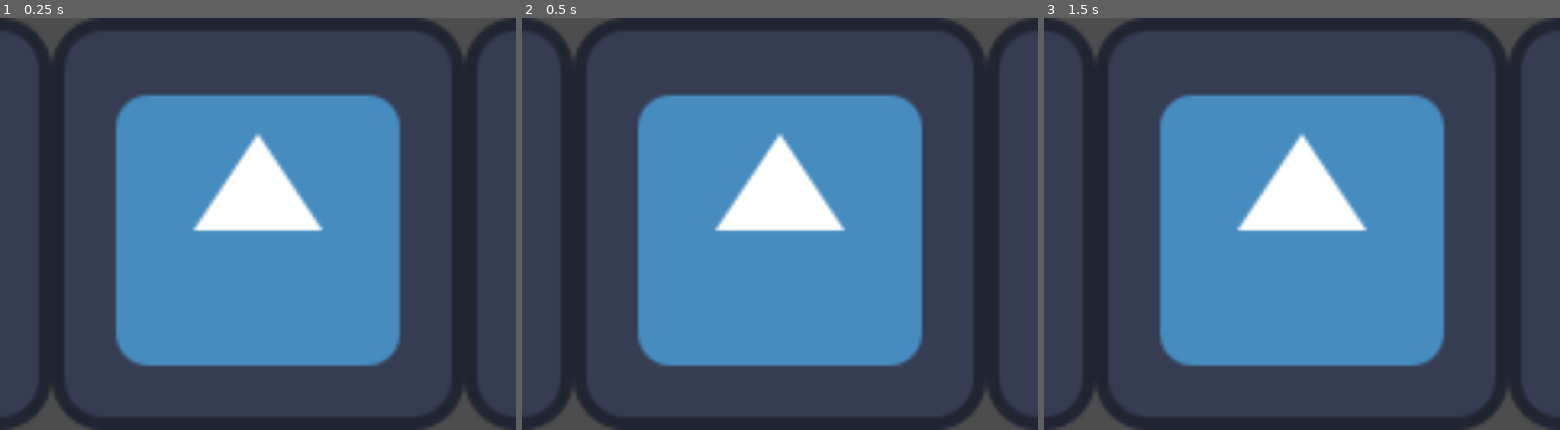
Above: before the commit, frames 1-3 (left to right).
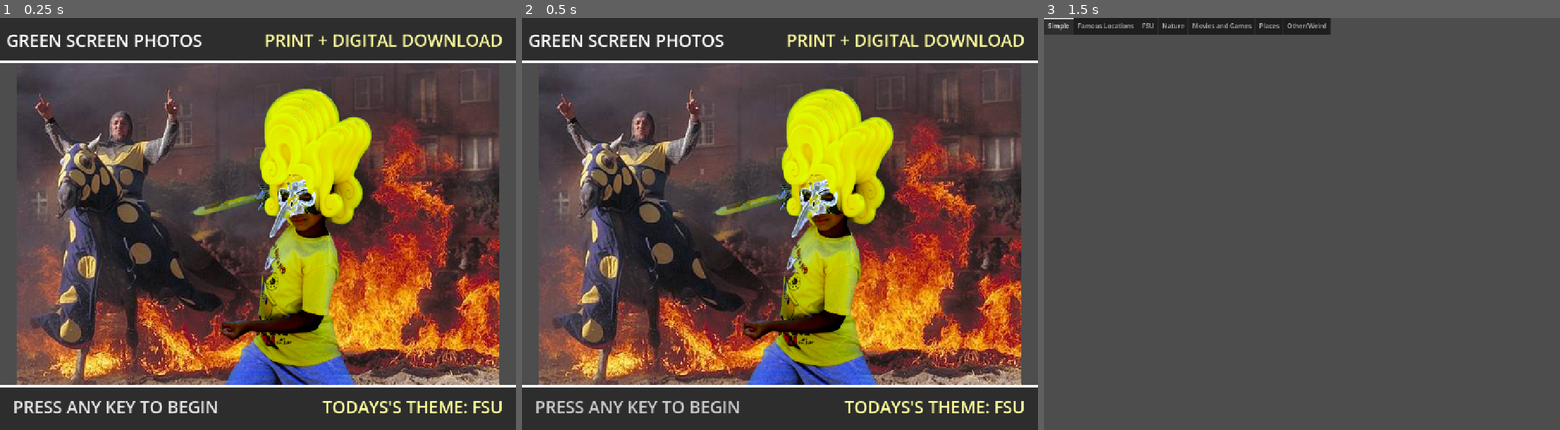
Above: after the commit, the same moments.

Repository: shaneriob-bit/kiosk-client
Game: Godot game, scene res://_scenes/main.tscn
Two runs of this game, one before a commit and one after it. Both use one fixed random seed, a clock stepped at 60 frames per second and the inputs below. Before the commit the project starts from res://main.tscn. The engine's default icon, where the game draws it, is replaced by a stand-in: a white triangle on a blue panel in a dark square.
Inputs:
- Up to frame 1 (0.25 s): no input
- Up to frame 2 (0.5 s): no input
- Up to frame 3 (1.5 s): tap Enter at 0.5 s; tap Space at 1.25 s

The runs differ from the first frame. In frame 1, 82% of the frame differs, in the area x 0-100%, y 0-100%; in frame 2, 82%; in frame 3, 52%.
Error after the commit: Attempt to call function 'get_files' in base 'null instance' on a null instance. (res://_scripts/image_scroller.gd:30)

Commit message:
Initial Commit

Diff:
--- /dev/null
+++ b/_scenes/home_ui.tscn
@@ -0,0 +1,161 @@
+[gd_scene format=3 uid="uid://beopu7xiwbum2"]
+
+[sub_resource type="StyleBoxFlat" id="StyleBoxFlat_1sknq"]
+bg_color = Color(0.1764706, 0.1764706, 0.1764706, 1)
+border_width_bottom = 8
+border_color = Color(1, 1, 1, 1)
+
+[sub_resource type="LabelSettings" id="LabelSettings_mvnrc"]
+font_size = 42
+
+[sub_resource type="LabelSettings" id="LabelSettings_6igiu"]
+font_size = 42
+font_color = Color(0.9999984, 0.99523443, 0.6165508, 1)
+
+[sub_resource type="StyleBoxFlat" id="StyleBoxFlat_6igiu"]
+bg_color = Color(0.17641908, 0.17641911, 0.17641899, 1)
+border_width_top = 8
+border_color = Color(1, 1, 1, 1)
+
+[sub_resource type="LabelSettings" id="LabelSettings_1sknq"]
+font_size = 42
+font_color = Color(0.9999984, 0.99523443, 0.6165508, 1)
+
+[sub_resource type="Animation" id="Animation_1sknq"]
+length = 0.001
+tracks/0/type = "value"
+tracks/0/imported = false
+tracks/0/enabled = true
+tracks/0/path = NodePath("BottomPanel/UserPrompt:modulate")
+tracks/0/interp = 1
+tracks/0/loop_wrap = true
+tracks/0/keys = {
+"times": PackedFloat32Array(0),
+"transitions": PackedFloat32Array(1),
+"update": 0,
+"values": [Color(1, 1, 1, 1)]
+}
+
+[sub_resource type="Animation" id="Animation_6igiu"]
+resource_name = "text_prompt_flash"
+length = 4.0
+loop_mode = 1
+tracks/0/type = "value"
+tracks/0/imported = false
+tracks/0/enabled = true
+tracks/0/path = NodePath("BottomPanel/UserPrompt:modulate")
+tracks/0/interp = 1
+tracks/0/loop_wrap = true
+tracks/0/keys = {
+"times": PackedFloat32Array(0, 2, 4),
+"transitions": PackedFloat32Array(1, 1, 1),
+"update": 0,
+"values": [Color(1, 1, 1, 1), Color(1, 1, 1, 0), Color(1, 1, 1, 1)]
+}
+
+[sub_resource type="AnimationLibrary" id="AnimationLibrary_1sknq"]
+_data = {
+&"RESET": SubResource("Animation_1sknq"),
+&"text_prompt_flash": SubResource("Animation_6igiu")
+}
+
+[node name="HomeUI" type="Control" unique_id=2144548917]
+layout_mode = 3
+anchors_preset = 15
+anchor_right = 1.0
+anchor_bottom = 1.0
+grow_horizontal = 2
+grow_vertical = 2
+
+[node name="TopPanel" type="Panel" parent="." unique_id=864589502]
+layout_mode = 1
+anchors_preset = 5
+anchor_left = 0.5
+anchor_right = 0.5
+offset_left = -640.0
+offset_right = 640.0
+offset_bottom = 112.0
+grow_horizontal = 2
+theme_override_styles/panel = SubResource("StyleBoxFlat_1sknq")
+
+[node name="Title" type="Label" parent="TopPanel" unique_id=712846025]
+layout_mode = 1
+anchors_preset = 4
+anchor_top = 0.5
+anchor_bottom = 0.5
+offset_left = 16.0
+offset_top = -29.5
+offset_right = 501.0
+offset_bottom = 28.5
+grow_vertical = 2
+text = "GREEN SCREEN PHOTOS"
+label_settings = SubResource("LabelSettings_mvnrc")
+vertical_alignment = 1
+
+[node name="OfferLabel" type="Label" parent="TopPanel" unique_id=1364811796]
+layout_mode = 1
+anchors_preset = 6
+anchor_left = 1.0
+anchor_top = 0.5
+anchor_right = 1.0
+anchor_bottom = 0.5
+offset_left = -624.0
+offset_top = -34.0
+offset_right = -33.0
+offset_bottom = 33.0
+grow_horizontal = 0
+grow_vertical = 2
+text = "PRINT + DIGITAL DOWNLOAD"
+label_settings = SubResource("LabelSettings_6igiu")
+horizontal_alignment = 2
+vertical_alignment = 1
+
+[node name="BottomPanel" type="Panel" parent="." unique_id=42475162]
+layout_mode = 1
+anchors_preset = 7
+anchor_left = 0.5
+anchor_top = 1.0
+anchor_right = 0.5
+anchor_bottom = 1.0
+offset_left = -640.0
+offset_top = -112.0
+offset_right = 640.0
+grow_horizontal = 2
+grow_vertical = 0
+theme_override_styles/panel = SubResource("StyleBoxFlat_6igiu")
+
+[node name="UserPrompt" type="Label" parent="BottomPanel" unique_id=1962625224]
+layout_mode = 1
+anchors_preset = 4
+anchor_top = 0.5
+anchor_bottom = 0.5
+offset_left = 32.0
+offset_top = -34.0
+offset_right = 615.0
+offset_bottom = 33.0
+grow_vertical = 2
+text = "PRESS ANY KEY TO BEGIN"
+label_settings = SubResource("LabelSettings_mvnrc")
+vertical_alignment = 1
+
+[node name="OfferLabel2" type="Label" parent="BottomPanel" unique_id=914263595]
+layout_mode = 1
+anchors_preset = 6
+anchor_left = 1.0
+anchor_top = 0.5
+anchor_right = 1.0
+anchor_bottom = 0.5
+offset_left = -623.0
+offset_top = -34.0
+offset_right = -32.0
+offset_bottom = 33.0
+grow_horizontal = 0
+grow_vertical = 2
+text = "TODAYS'S THEME: FSU"
+label_settings = SubResource("LabelSettings_1sknq")
+horizontal_alignment = 2
+vertical_alignment = 1
+
+[node name="AnimationPlayer" type="AnimationPlayer" parent="." unique_id=1170224764]
+libraries/ = SubResource("AnimationLibrary_1sknq")
+autoplay = &"text_prompt_flash"
--- /dev/null
+++ b/_scenes/main.tscn
@@ -0,0 +1,28 @@
+[gd_scene format=3 uid="uid://3bpeqeebkrmo"]
+
+[ext_resource type="PackedScene" uid="uid://beopu7xiwbum2" path="res://_scenes/home_ui.tscn" id="1_3q5j6"]
+[ext_resource type="Script" uid="uid://duvhe0n8m3cna" path="res://_scripts/home_screen.gd" id="1_6bnj4"]
+[ext_resource type="Script" uid="uid://2oa8muujgfit" path="res://_scripts/image_scroller.gd" id="1_x6rnu"]
+[ext_resource type="Texture2D" uid="uid://ckql0oco1bm7r" path="res://p17.png" id="2_3q5j6"]
+[ext_resource type="PackedScene" uid="uid://d3tonfewmlbtx" path="res://_scenes/order_screen.tscn" id="4_lavtb"]
+[ext_resource type="Script" uid="uid://ctbv8h2747qo4" path="res://_scripts/order_screen.gd" id="6_ce27d"]
+
+[node name="Main" type="Node2D" unique_id=1640866435]
+
+[node name="HomeScreen" type="Node2D" parent="." unique_id=787528761 groups=["GroupListener"]]
+script = ExtResource("1_6bnj4")
+
+[node name="HomeUILayer" type="CanvasLayer" parent="HomeScreen" unique_id=1790018359]
+
+[node name="HomeUI" parent="HomeScreen/HomeUILayer" unique_id=2144548917 instance=ExtResource("1_3q5j6")]
+
+[node name="ImageScroller" type="Node2D" parent="HomeScreen" unique_id=1031963934]
+script = ExtResource("1_x6rnu")
+
+[node name="ScrollingImage" type="Sprite2D" parent="HomeScreen/ImageScroller" unique_id=1741603973]
+position = Vector2(640, 512)
+texture = ExtResource("2_3q5j6")
+
+[node name="OrderScreen" parent="." unique_id=1574650878 groups=["GroupListener"] instance=ExtResource("4_lavtb")]
+visible = false
+script = ExtResource("6_ce27d")
--- /dev/null
+++ b/_scenes/order_screen.tscn
@@ -0,0 +1,23 @@
+[gd_scene format=3 uid="uid://d3tonfewmlbtx"]
+
+[node name="OrderScreen" type="Control" unique_id=1574650878]
+layout_mode = 3
+anchors_preset = 15
+anchor_right = 1.0
+anchor_bottom = 1.0
+grow_horizontal = 2
+grow_vertical = 2
+
+[node name="TabBar" type="TabBar" parent="." unique_id=1336806316]
+layout_mode = 0
+offset_right = 712.0
+offset_bottom = 40.0
+current_tab = 0
+tab_count = 7
+tab_0/title = "Simple"
+tab_1/title = "Famous Locations"
+tab_2/title = "FSU"
+tab_3/title = "Nature"
+tab_4/title = "Movies and Games"
+tab_5/title = "Places"
+tab_6/title = "Other/Weird"
--- /dev/null
+++ b/_scripts/home_screen.gd
@@ -0,0 +1,11 @@
+extends Node2D
+
+func _state_changed(state):
+	self.visible = (state == StateManager.ProgramStates.HOME)
+	$HomeUILayer.visible = (state == StateManager.ProgramStates.HOME)
+
+
+func _input(event: InputEvent) -> void:
+	if self.visible and StateManager.currentProgramState == StateManager.ProgramStates.HOME:
+		if(event != null):
+			StateManager.change_state(StateManager.ProgramStates.BACKGROND)
--- a/_scripts/image_scroller.gd
+++ b/_scripts/image_scroller.gd
@@ -3,15 +3,60 @@
 var scrolling_image_array : Array[Node]
 var screen_center : Vector2
 
+func get_leftmost_sprite() -> Node2D:
+	if scrolling_image_array.is_empty():
+		return null
+
+	var leftmost = scrolling_image_array[0]
+	for sprite in scrolling_image_array:
+		if sprite.position.x < leftmost.position.x:
+			leftmost = sprite
+	return leftmost
+
+func get_rightmost_sprite() -> Node2D:
+	if scrolling_image_array.is_empty():
+		return null
+
+	var rightmost = scrolling_image_array[0]
+	for sprite in scrolling_image_array:
+		if sprite.position.x > rightmost.position.x:
+			rightmost = sprite
+	return rightmost
+
 func _ready() -> void:
 	screen_center = get_viewport_rect().size / 2.0
 
+	var preview_dir = DirAccess.open("user://previews")
+	var preview_files = preview_dir.get_files()
+
+	var img = Image.new()
+	img.load("user://previews/" + preview_files[0])
+	img.resize(1200, 800)
+	var texture_img = ImageTexture.create_from_image(img)
+	$ScrollingImage.texture = texture_img
+
+	if preview_files.size() > 1:
+		for i in range(1, preview_files.size()):
+			var sprite_new = $ScrollingImage.duplicate()
+			img.load("user://previews/" + preview_files[i])
+			img.resize(1200, 800)
+			texture_img = ImageTexture.create_from_image(img)
+			sprite_new.texture = texture_img
+			add_child(sprite_new)
 	scrolling_image_array = get_children()
 	for i in range(scrolling_image_array.size()):
 		var sprite = scrolling_image_array[i]
-		var position_x = (1024 * i) + screen_center.x - 2048
-		sprite.position = Vector2(position_x, 512)
+		var position_x = (1200 * i) + screen_center.x - 2400
+		sprite.position = Vector2(position_x, screen_center.y)
 
-# Called every frame. 'delta' is the elapsed time since the previous frame.
-func _process(delta: float) -> void:
-	pass
+
+func _physics_process(_delta: float) -> void:
+	for sprite in scrolling_image_array:
+		sprite.position.x -= 1
+
+	var leftmost_sprite : Node2D = get_leftmost_sprite()
+	var rightmost_sprite : Node2D = get_rightmost_sprite()
+
+	if leftmost_sprite.position.x <= -1800:
+		# swap leftmost and rightmost sprites
+		leftmost_sprite.position.x = rightmost_sprite.position.x + 1200
--- /dev/null
+++ b/_scripts/order_screen.gd
@@ -0,0 +1,5 @@
+extends Control
+
+func _state_changed(state):
+	if state != StateManager.ProgramStates.HOME:
+		self.visible = true
--- /dev/null
+++ b/_scripts/state_manager.gd
@@ -0,0 +1,25 @@
+extends Node
+
+enum ProgramStates
+{
+	HOME,
+	BACKGROND,
+}
+
+var currentProgramState = ProgramStates.HOME
+var idle_timer : Timer
+
+func _ready():
+	idle_timer = Timer.new()
+	self.add_to_group("StateListener")
+
+	add_child(idle_timer)
+	idle_timer.timeout.connect(_on_idle_timer_timeout)
+	idle_timer.one_shot = true
+	idle_timer.start(30)
+
+func _on_idle_timer_timeout():
+	change_state(ProgramStates.HOME)
+
+func change_state(state):
+	get_tree().call_group("GroupListener", "_state_changed", state)
--- a/main.tscn
+++ /dev/null
@@ -1,36 +0,0 @@
-[gd_scene format=3 uid="uid://3bpeqeebkrmo"]
-
-[ext_resource type="Script" uid="uid://2oa8muujgfit" path="res://_scripts/image_scroller.gd" id="1_0xm2m"]
-[ext_resource type="Texture2D" uid="uid://cwxobgnim1c47" path="res://icon.svg" id="1_ig7tw"]
-
-[node name="Main" type="Node2D" unique_id=1640866435]
-
-[node name="HomeScreen" type="Node2D" parent="." unique_id=787528761]
-
-[node name="ImageScroller" type="Node2D" parent="HomeScreen" unique_id=1031963934]
-script = ExtResource("1_0xm2m")
-
-[node name="ScrollingImage" type="Sprite2D" parent="HomeScreen/ImageScroller" unique_id=1741603973]
-position = Vector2(-1408, 512)
-scale = Vector2(8, 8)
-texture = ExtResource("1_ig7tw")
-
-[node name="ScrollingImage5" type="Sprite2D" parent="HomeScreen/ImageScroller" unique_id=1914609919]
-position = Vector2(-384, 512)
-scale = Vector2(8, 8)
-texture = ExtResource("1_ig7tw")
-
-[node name="ScrollingImage2" type="Sprite2D" parent="HomeScreen/ImageScroller" unique_id=1315451140]
-position = Vector2(640, 512)
-scale = Vector2(8, 8)
-texture = ExtResource("1_ig7tw")
-
-[node name="ScrollingImage3" type="Sprite2D" parent="HomeScreen/ImageScroller" unique_id=485932282]
-position = Vector2(1664, 512)
-scale = Vector2(8, 8)
-texture = ExtResource("1_ig7tw")
-
-[node name="ScrollingImage4" type="Sprite2D" parent="HomeScreen/ImageScroller" unique_id=1603238478]
-position = Vector2(2688, 512)
-scale = Vector2(8, 8)
-texture = ExtResource("1_ig7tw")
--- /dev/null
+++ b/main_theme.tres
@@ -0,0 +1,3 @@
+[gd_resource type="Theme" format=3 uid="uid://dcejjhkjk44cb"]
+
+[resource]
--- a/project.godot
+++ b/project.godot
@@ -15,12 +15,20 @@
 config/features=PackedStringArray("4.7", "GL Compatibility")
 config/icon="res://icon.svg"
 
+[autoload]
+
+StateManager="*uid://c4k3jthtep7w3"
+
 [display]
 
 window/size/viewport_width=1280
 window/size/viewport_height=1024
 window/stretch/mode="canvas_items"
 window/stretch/aspect="expand"
+
+[global_group]
+
+GroupListener=""
 
 [physics]
 
Not shown, added: _scripts/home_screen.gd.uid
Not shown, added: _scripts/order_screen.gd.uid
Not shown, added: _scripts/state_manager.gd.uid
Not shown, added: export_presets.cfg
Binary file added: p17.png
Not shown, added: p17.png.import
